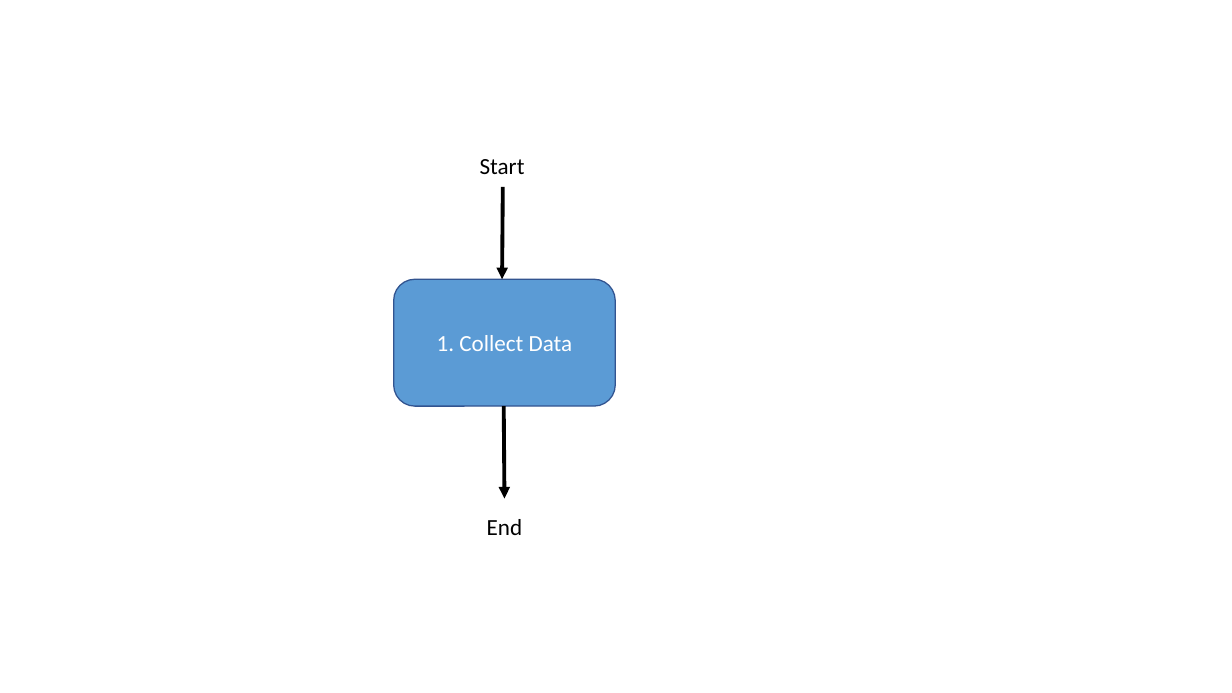
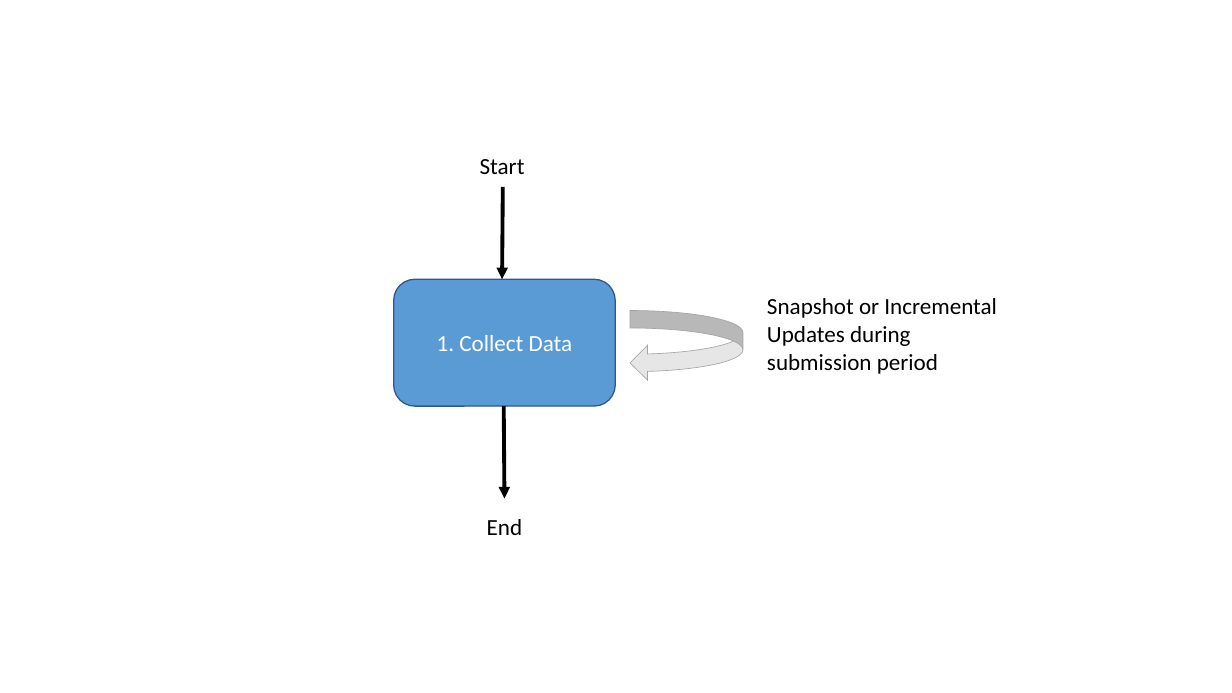
Before and after one commit to HL7/davinci-deqm, a slide deck: slide 1 of source/pages/assets/images/source/framework_stepdiagrams.pptx. Drawn at 1232x693 pixels with LibreOffice and Linux fonts; fonts in the diff are those of the drawing. Boxes give left, top, right and bottom in pixels: in the first picture for what was removed or moved away, otherwise in the second. Text is boxed around its words. In the diff, an @@ line names an element or a change of style, - is before the commit and + after.

```diff
--- a/source/pages/assets/images/source/framework_stepdiagrams.pptx
+++ b/source/pages/assets/images/source/framework_stepdiagrams.pptx
@@ text added at box(767, 298, 997, 374), 18 pt, text #000000 @@
+Snapshot or Incremental Updates during submission period
@@ curved left arrow added at box(630, 311, 743, 381), fill #E7E6E6, outline #A5A5A5 0.5 pt @@
```
Also in this commit, not shown: 21 other files.
